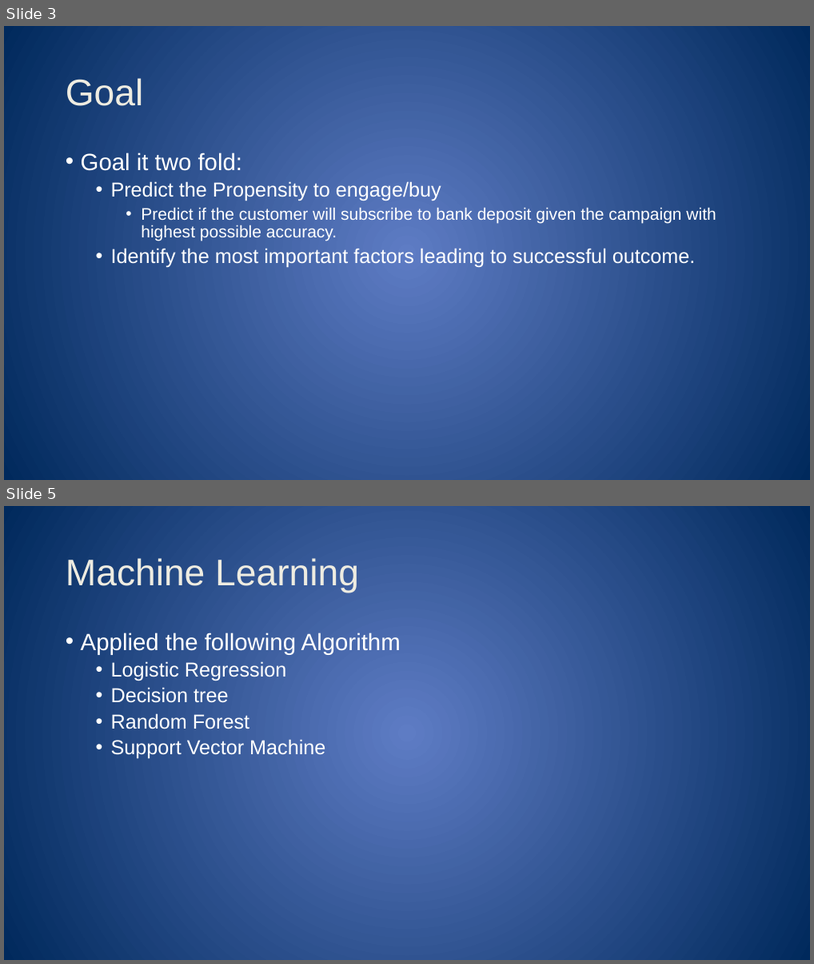
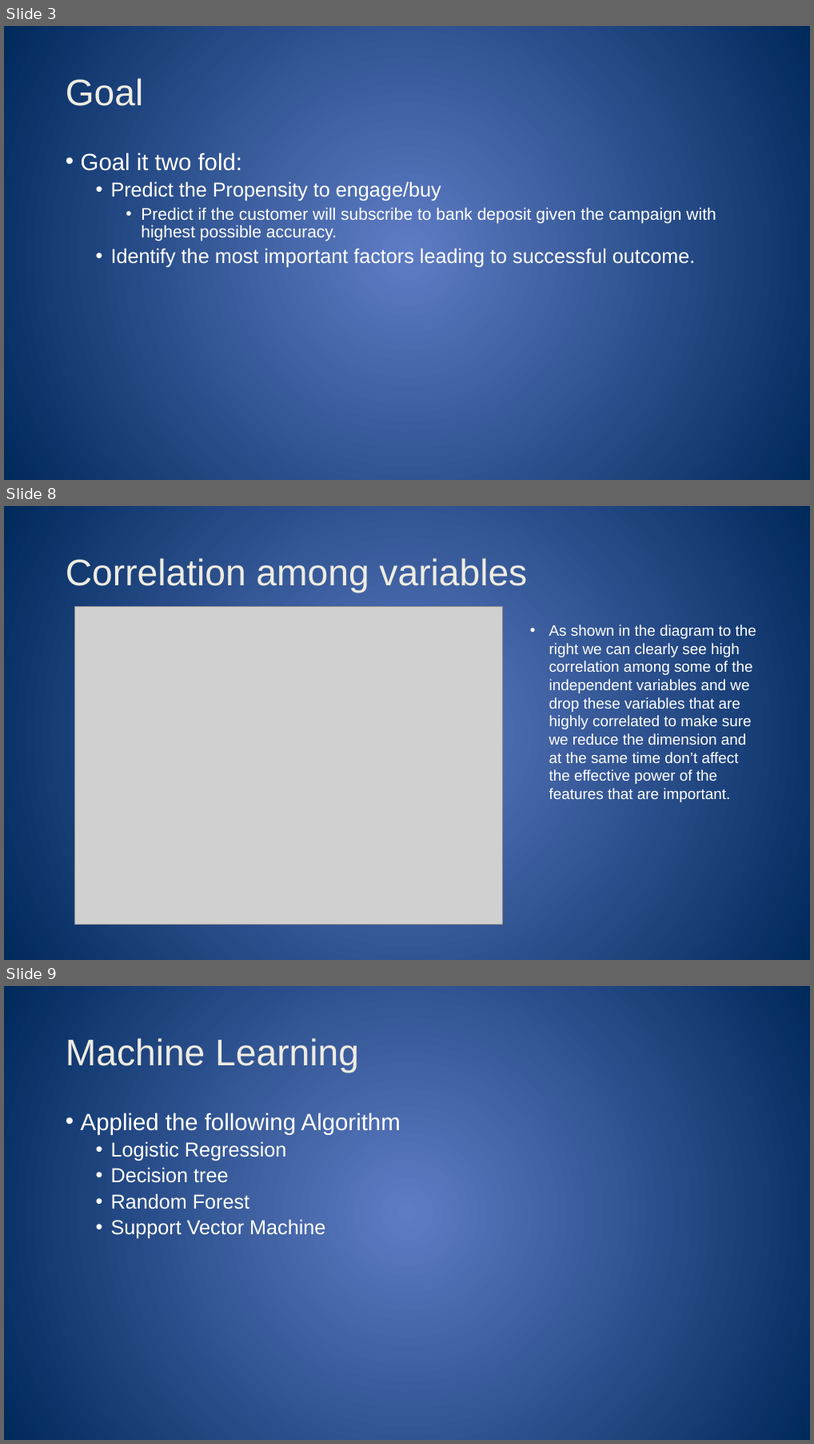
Before and after one commit to chinshaunakdesai/DataScienceWork, a slide deck: PropensityToBuy/Project_Presentation.pptx. Shown one above the other, each under a label of ours: slides 3 and 5 before the commit, slides 3, 8 and 9 after it; the slides between them are not shown. The pictures are 814x964 and 814x1444 pixels, drawn with LibreOffice and Linux fonts; fonts in the diff are those of the drawing; grey boxes stand for pictures. Boxes give left, top, right and bottom in pixels: in the first picture for what was removed or moved away, otherwise in the second. Text is boxed around its words. In the diff, an @@ line names an element or a change of style, - is before the commit and + after.

```diff
--- a/PropensityToBuy/Project_Presentation.pptx
+++ b/PropensityToBuy/Project_Presentation.pptx
@@ slide 8 added at [4, 506, 810, 960], background gradient #5E7CC5 to #00295C @@
@@ title added at [66, 558, 527, 593], 44 pt, text #EEECE1 @@
+Correlation among variables
@@ picture added at [74, 607, 503, 924] @@
@@ text added at [550, 624, 757, 802], 18 pt, text #FFFFFF @@
+• As shown in the diagram to the right we can clearly see high correlation among some of the independent variables and we drop these variables that are highly correlated to make sure we reduce the dimension and at the same time don’t affect the effective power of the features that are important.
@@ what was slide 5 is now slide 9 @@
```
Also in this commit, not shown: 1 slide changed, 3 other slides added.
